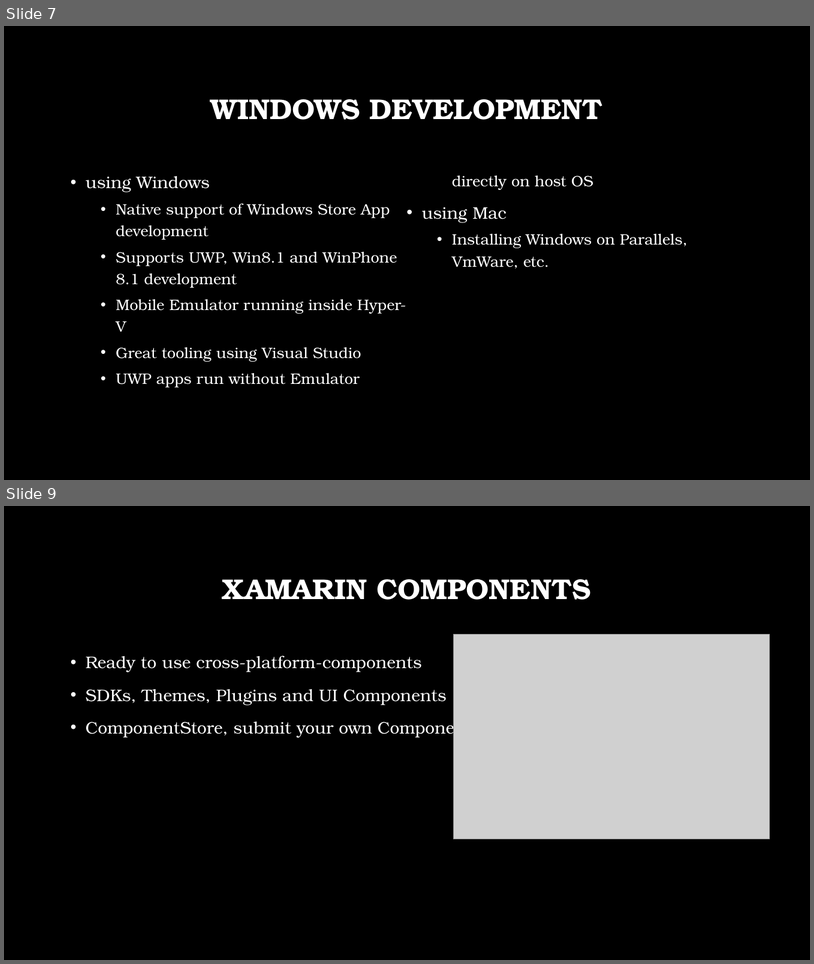
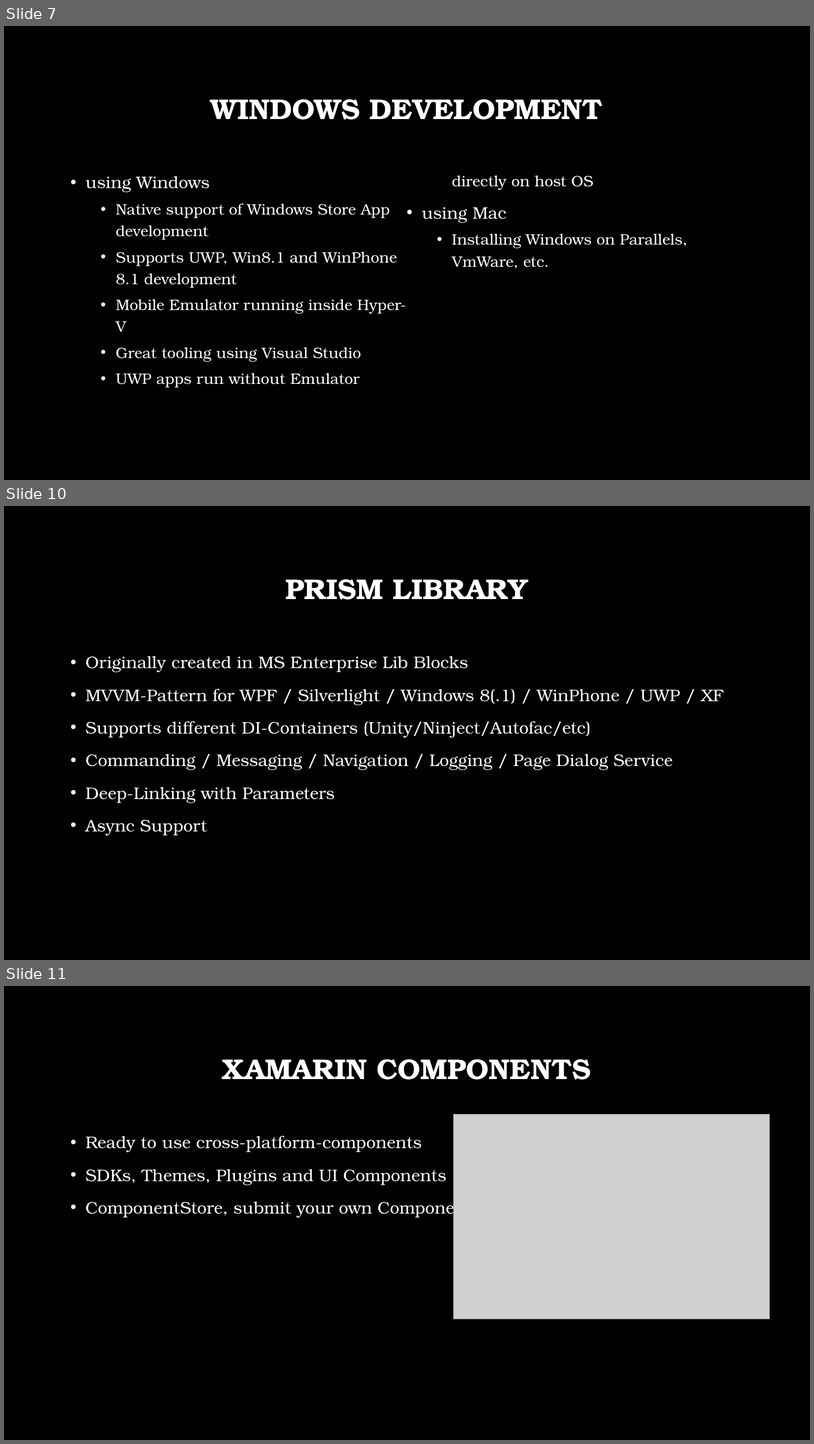
Before and after one commit to dersia/XamarinExamples, a slide deck: slides/Xamarin.pptx. Shown one above the other, each under a label of ours: slides 7 and 9 before the commit, slides 7, 10 and 11 after it; the slides between them are not shown. The pictures are 814x964 and 814x1444 pixels, drawn with LibreOffice and Linux fonts; fonts in the diff are those of the drawing; grey boxes stand for pictures; background and template pictures are left out. Boxes give left, top, right and bottom in pixels: in the first picture for what was removed or moved away, otherwise in the second. Text is boxed around its words. In the diff, an @@ line names an element or a change of style, - is before the commit and + after.

```diff
--- a/slides/Xamarin.pptx
+++ b/slides/Xamarin.pptx
@@ slide 10 added at [4, 506, 810, 960], background picture (left out) @@
@@ title added at [285, 579, 528, 600], 34 pt, text #FFFFFF, bold @@
+PRISM LIBRARY
@@ text added at [86, 656, 724, 835], 20 pt, text #FFFFFF @@
+• Originally created in MS Enterprise Lib Blocks
+• MVVM-Pattern for WPF / Silverlight / Windows 8(.1) / WinPhone / UWP / XF
+• Supports different DI-Containers (Unity/Ninject/Autofac/etc)
+• Commanding / Messaging / Navigation / Logging / Page Dialog Service
+• Deep-Linking with Parameters
+• Async Support
@@ what was slide 9 is now slide 11 @@
```
Also in this commit, not shown: 6 slides changed, 2 other slides added.
